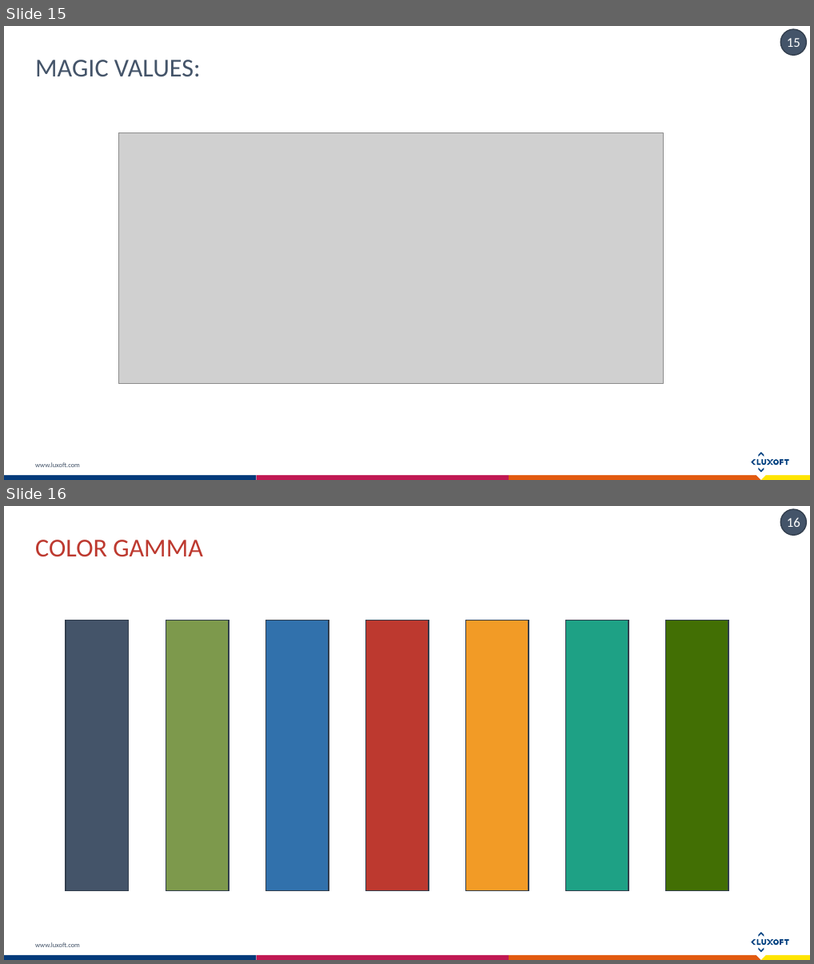
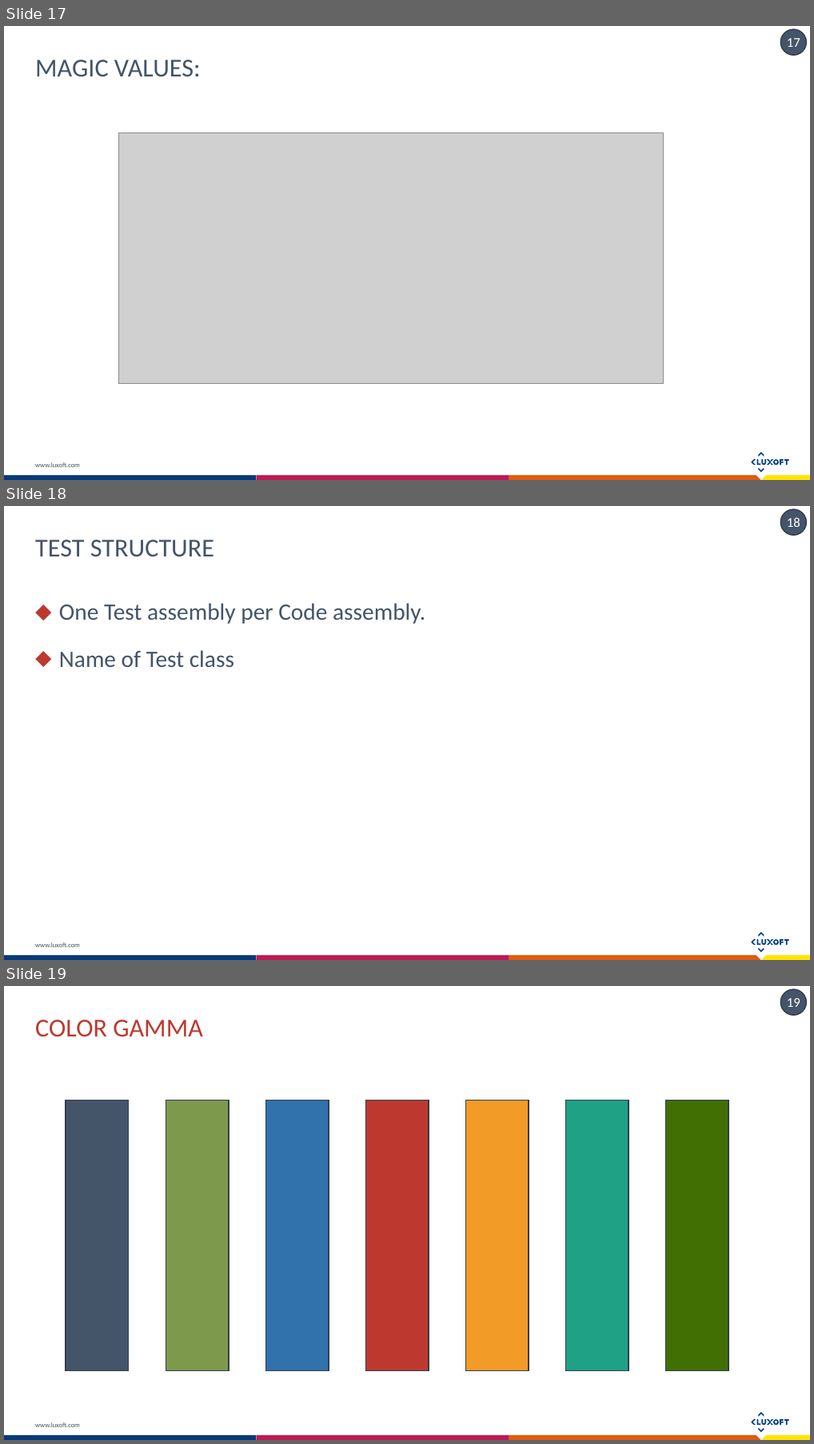
Before and after one commit to exiton3/Unit-tests-Best-Practices-Samples, a slide deck: Docs/Unit testing Bests practices.pptx. Shown one above the other, each under a label of ours: slides 15 and 16 before the commit, slides 17, 18 and 19 after it. The pictures are 814x964 and 814x1444 pixels, drawn with LibreOffice and Linux fonts; fonts in the diff are those of the drawing; grey boxes stand for pictures. Boxes give left, top, right and bottom in pixels: in the first picture for what was removed or moved away, otherwise in the second. Text is boxed around its words. In the diff, an @@ line names an element or a change of style, - is before the commit and + after.

```diff
--- a/Docs/Unit testing Bests practices.pptx
+++ b/Docs/Unit testing Bests practices.pptx
@@ slide 18 added at (x1=4, y1=506, x2=810, y2=960), background #FFFFFF; not listed: 18 template elements that a slide beside it also shows @@
@@ title added at (x1=35, y1=540, x2=214, y2=556), 23 pt, text #445469 @@
+TEST STRUCTURE
@@ text added at (x1=59, y1=603, x2=426, y2=667), 21 pt, text #445469 @@
+⬥ One Test assembly per Code assembly.
+⬥ Name of Test class
@@ what was slide 15 is now slide 17 @@
@@ page number at (x1=787, y1=38, x2=801, y2=47): text changed @@
-15
+17
@@ what was slide 16 is now slide 19 @@
@@ page number at (x1=787, y1=998, x2=801, y2=1007): text changed @@
-16
+19
```
Also in this commit, not shown: 3 other slides added, 1 slide removed.
